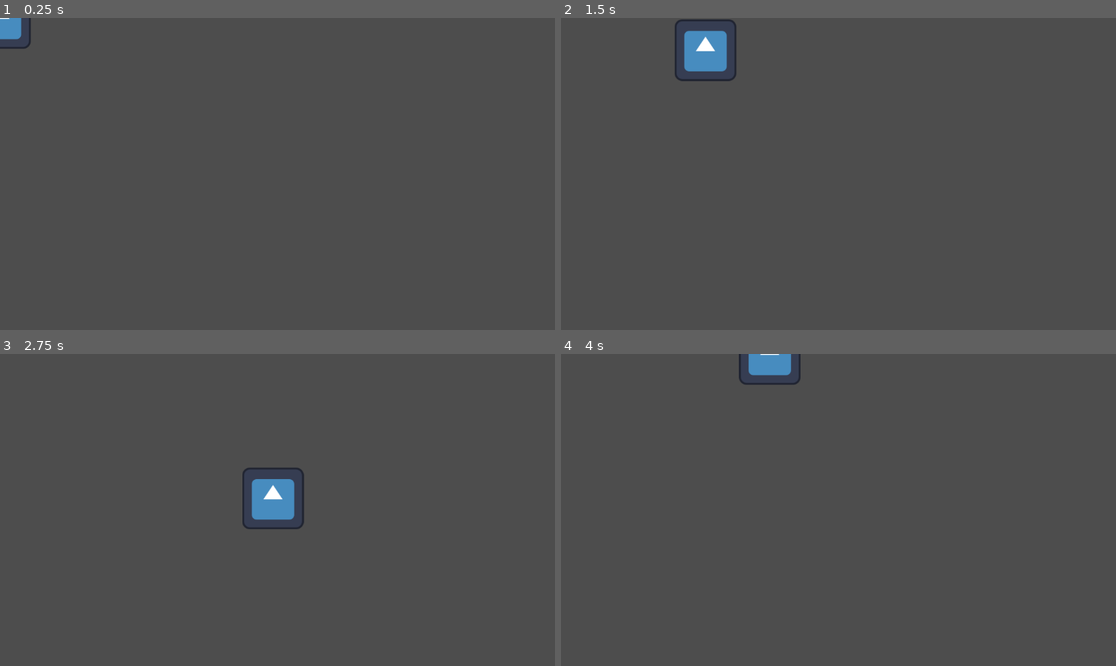
Above: before the commit, frames 1-4 (two rows, left to right).
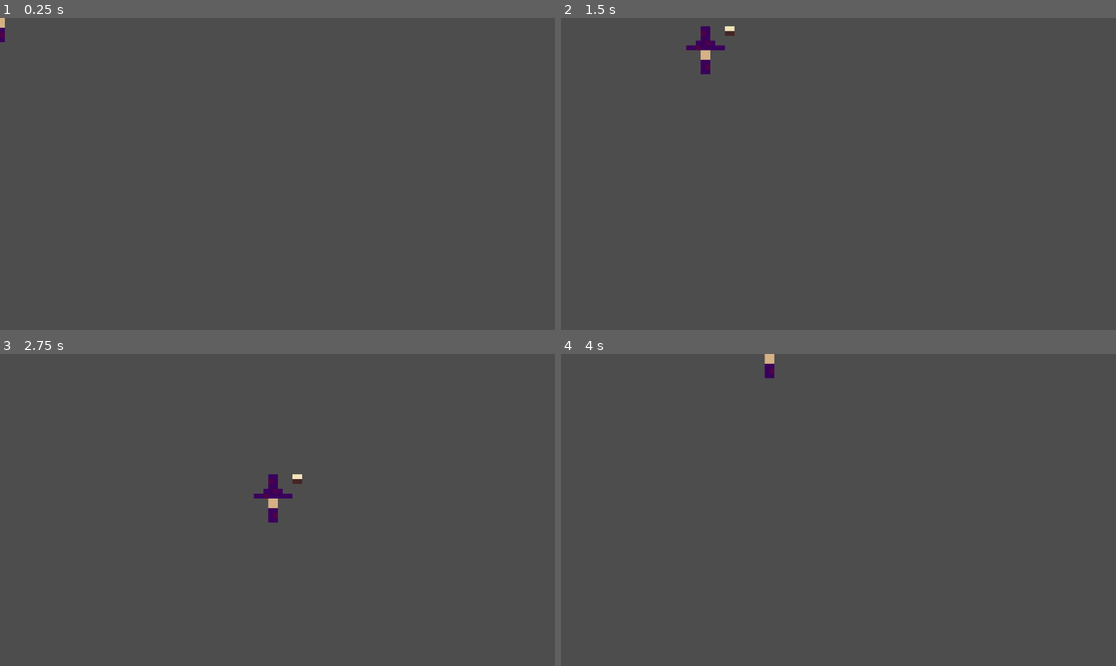
Above: after the commit, the same moments.

Repository: chluebi/ludum-dare-58
Game: Godot game, scene res://player.tscn
Two runs of this game, one before a commit and one after it. Both use one fixed random seed, a clock stepped at 60 frames per second and the inputs below. The engine's default icon, where the game draws it, is replaced by a stand-in: a white triangle on a blue panel in a dark square.
Inputs:
- Up to frame 1 (0.25 s): no input
- Up to frame 2 (1.5 s): tap Enter at 0.5 s; hold D (move_right) 0.53-1.28 s; hold S (move_down) from 1.28 s (still down)
- Up to frame 3 (2.75 s): release S (move_down) at 2.03 s; hold D (move_right) from 2.03 s (still down)
- Up to frame 4 (4 s): release D (move_right) at 2.78 s; hold W (move_up) 2.78-3.53 s; hold A (move_left) from 3.53 s (still down)

The runs differ from the first frame. In frame 1, 0.3% of the frame differs, in the area x 0-6%, y 0-10%; in frame 2, 1.4%, in the area x 20-32%, y 0-21%; in frame 3, 1.4%; in frame 4, 0.7%.

Commit message:
wizard sprite for player

Diff:
--- a/player.tscn
+++ b/player.tscn
@@ -1,13 +1,13 @@
 [gd_scene load_steps=5 format=3 uid="uid://c4vun81r65hwg"]
 
 [ext_resource type="Script" uid="uid://601lsav1i4s2" path="res://player.gd" id="1_onrkg"]
-[ext_resource type="Texture2D" uid="uid://wy4xse3xbaje" path="res://icon.svg" id="2_i3pqv"]
+[ext_resource type="Texture2D" uid="uid://4qv50j8sclkn" path="res://Wizard-2.png" id="2_onrkg"]
 
-[sub_resource type="SpriteFrames" id="SpriteFrames_hqtel"]
+[sub_resource type="SpriteFrames" id="SpriteFrames_i3pqv"]
 animations = [{
 "frames": [{
 "duration": 1.0,
-"texture": ExtResource("2_i3pqv")
+"texture": ExtResource("2_onrkg")
 }],
 "loop": true,
 "name": &"default",
@@ -15,14 +15,16 @@
 }]
 
 [sub_resource type="RectangleShape2D" id="RectangleShape2D_sweqy"]
-size = Vector2(118, 119)
+size = Vector2(20, 50)
 
 [node name="player" type="CharacterBody2D"]
 script = ExtResource("1_onrkg")
 
 [node name="AnimatedSprite2D" type="AnimatedSprite2D" parent="."]
-sprite_frames = SubResource("SpriteFrames_hqtel")
+scale = Vector2(10, 10)
+sprite_frames = SubResource("SpriteFrames_i3pqv")
+offset = Vector2(12, 10)
 
 [node name="CollisionShape2D" type="CollisionShape2D" parent="."]
-position = Vector2(0, -0.5)
+position = Vector2(0, 25)
 shape = SubResource("RectangleShape2D_sweqy")
--- a/project.godot
+++ b/project.godot
@@ -41,3 +41,7 @@
 , Object(InputEventKey,"resource_local_to_scene":false,"resource_name":"","device":-1,"window_id":0,"alt_pressed":false …(186 unchanged characters)…
 ]
 }
+
+[rendering]
+
+textures/canvas_textures/default_texture_filter=0
Binary file added: Wizard-2.png
Not shown, added: Wizard-2.png.import
